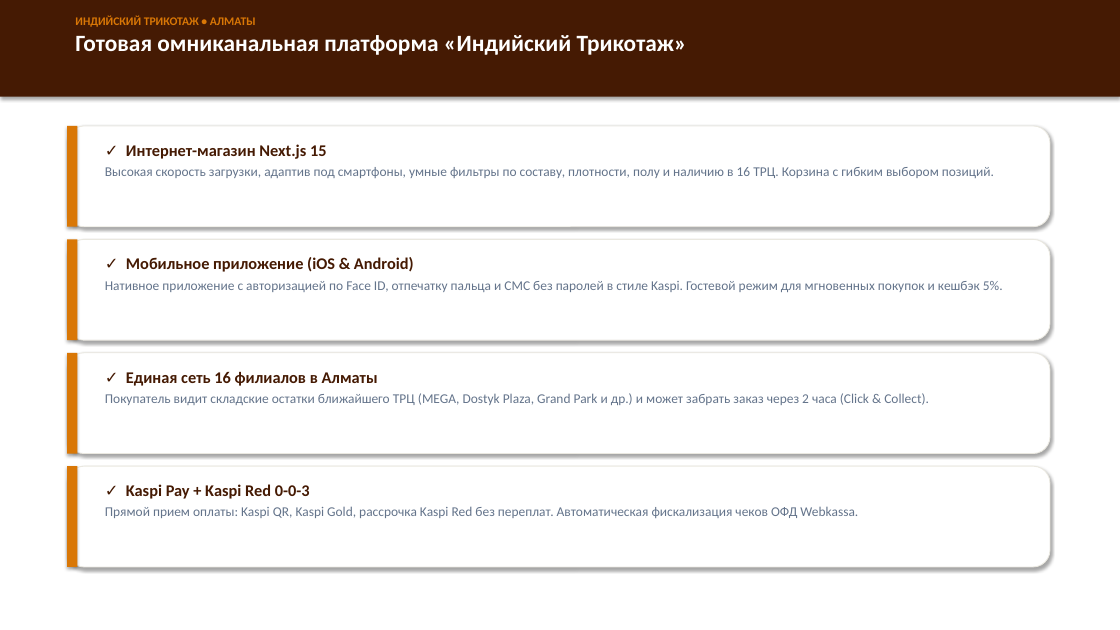
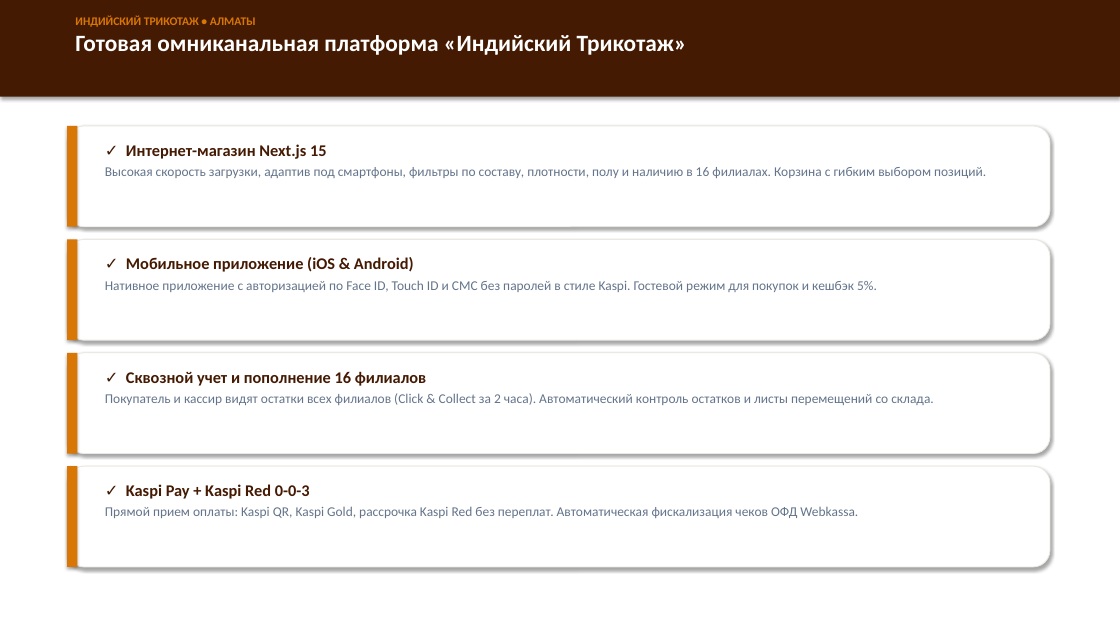
Before and after one commit to akbota17031992-lgtm/Indian_trikotazh, a slide deck: slide 3 of investor_presentation_indiatrikotaj.pptx. Drawn at 1120x630 pixels with LibreOffice and Linux fonts; fonts in the diff are those of the drawing. Boxes give left, top, right and bottom in pixels: in the first picture for what was removed or moved away, otherwise in the second. Text is boxed around its words. In the diff, an @@ line names an element or a change of style, - is before the commit and + after.

```diff
--- a/investor_presentation_indiatrikotaj.pptx
+++ b/investor_presentation_indiatrikotaj.pptx
@@ text at box(105, 167, 986, 178): text changed @@
-Высокая скорость загрузки, адаптив под смартфоны, умные фильтры по составу, плотности, полу и наличию в 16 ТРЦ. Корзина с гибким выбором позиций.
+Высокая скорость загрузки, адаптив под смартфоны, фильтры по составу, плотности, полу и наличию в 16 филиалах. Корзина с гибким выбором позиций.
@@ text at box(105, 280, 877, 292): text changed @@
-Нативное приложение с авторизацией по Face ID, отпечатку пальца и СМС без паролей в стиле Kaspi. Гостевой режим для мгновенных покупок и кешбэк 5%.
+Нативное приложение с авторизацией по Face ID, Touch ID и СМС без паролей в стиле Kaspi. Гостевой режим для покупок и кешбэк 5%.
@@ text at box(105, 372, 934, 405): text changed @@
-✓ Единая сеть 16 филиалов в Алматы
-Покупатель видит складские остатки ближайшего ТРЦ (MEGA, Dostyk Plaza, Grand Park и др.) и может забрать заказ через 2 часа (Click & Collect).
+✓ Сквозной учет и пополнение 16 филиалов
+Покупатель и кассир видят остатки всех филиалов (Click & Collect за 2 часа). Автоматический контроль остатков и листы перемещений со склада.
```
Also in this commit, not shown: 8 other slides changed, 5 other files.
